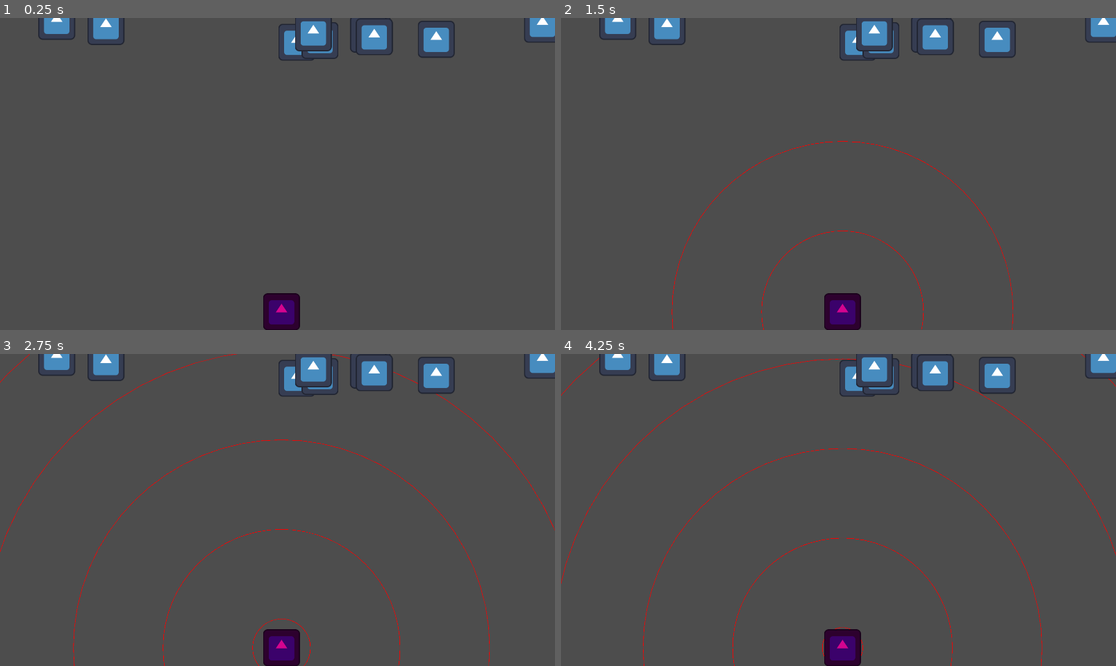
Above: before the commit, frames 1-4 (two rows, left to right).
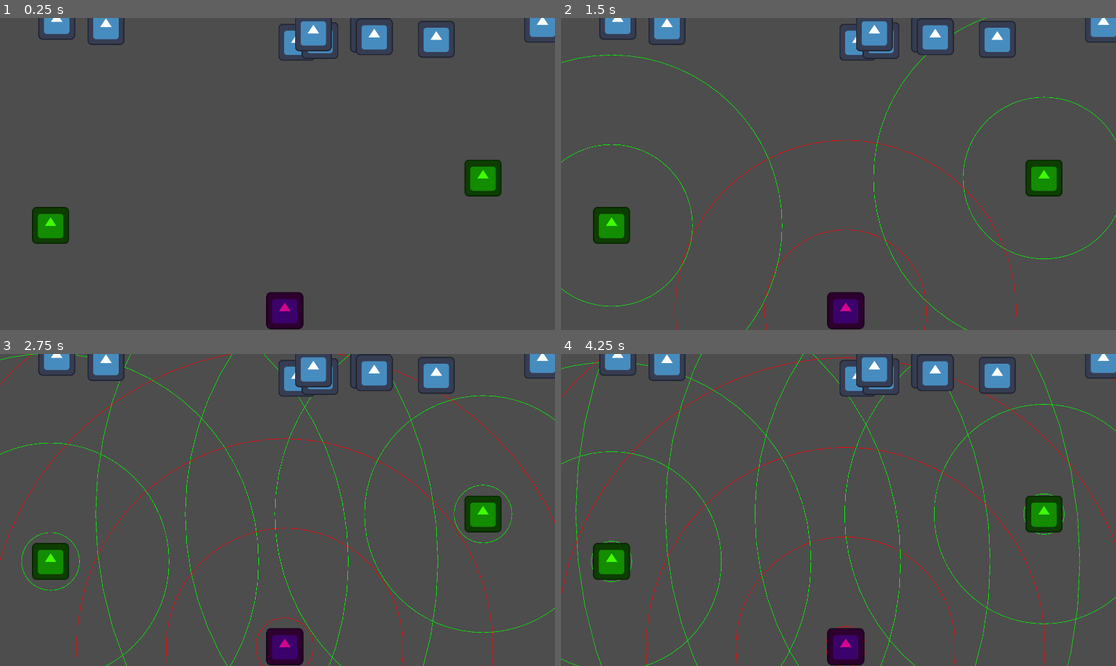
Above: after the commit, the same moments.

Repository: quokt/dtj-game
Game: Godot game, scene res://Scenes/main.tscn
Two runs of this game, one before a commit and one after it. Both use one fixed random seed, a clock stepped at 60 frames per second and the inputs below. The engine's default icon, where the game draws it, is replaced by a stand-in: a white triangle on a blue panel in a dark square.
Inputs:
- Up to frame 1 (0.25 s): no input
- Up to frame 2 (1.5 s): tap Enter at 0.5 s
- Up to frame 3 (2.75 s): no input
- Up to frame 4 (4.25 s): no input

The runs differ from the first frame. In frame 1, 1.9% of the frame differs, in the area x 5-91%, y 45-100%; in frame 2, 3.3%; in frame 3, 4.8%; in frame 4, 5.0%, in the area x 0-100%, y 0-100%.

Commit message:
table & speaker

Diff:
--- a/Scenes/main.tscn
+++ b/Scenes/main.tscn
@@ -1,10 +1,11 @@
-[gd_scene load_steps=10 format=3 uid="uid://uklm5ku67n8e"]
+[gd_scene load_steps=11 format=3 uid="uid://uklm5ku67n8e"]
 
 [ext_resource type="Script" uid="uid://c1pxk2q0j5o8t" path="res://Scripts/main.gd" id="1_itoj1"]
 [ext_resource type="Script" uid="uid://ccn6l87y4bp8f" path="res://Scripts/game_time.gd" id="1_ow3qn"]
 [ext_resource type="Script" uid="uid://b28o2n08nhmk2" path="res://Scripts/waves.gd" id="2_2pvco"]
 [ext_resource type="Script" uid="uid://bptn37gb8ldn6" path="res://Scripts/EnemyWave.gd" id="2_yl0mw"]
 [ext_resource type="PackedScene" uid="uid://i7ttkcmfj2o4" path="res://Scenes/table.tscn" id="5_kry3j"]
+[ext_resource type="PackedScene" uid="uid://cl36ulcq58gn2" path="res://Scenes/speaker.tscn" id="6_21xkr"]
 
 [sub_resource type="Resource" id="Resource_sfi7m"]
 script = ExtResource("2_yl0mw")
@@ -46,10 +47,17 @@
 unique_name_in_owner = true
 
 [node name="Towers" type="Node2D" parent="Visible"]
+unique_name_in_owner = true
 
 [node name="Table" parent="Visible/Towers" instance=ExtResource("5_kry3j")]
 unique_name_in_owner = true
-position = Vector2(974, 1017)
+position = Vector2(985, 1013)
+
+[node name="Speaker" parent="Visible/Towers" instance=ExtResource("6_21xkr")]
+position = Vector2(1671, 554)
+
+[node name="Speaker2" parent="Visible/Towers" instance=ExtResource("6_21xkr")]
+position = Vector2(175, 718)
 
 [connection signal="beat" from="GameTime" to="Visible/BeatWaves" method="_on_beat"]
 [connection signal="timeout" from="GameTime/WaveTimer" to="." method="_on_wave_timer_timeout"]
--- a/Scripts/waves.gd
+++ b/Scripts/waves.gd
@@ -1,6 +1,6 @@
 extends Node2D
 
-const WAVE_LIFETIME = 40.0
+const WAVE_LIFETIME = 5.0
 
 var offset := 100.0
 
@@ -10,9 +10,11 @@
 	var lifetime : float = 0.0
 
 func _draw() -> void:
-
-	for wave in waves_array:
-		draw_circle(%Table.global_position, wave.lifetime*600.0, Color.RED, false, sin(get_process_delta_time())*100.0)
+	for tower in %Towers.get_children():
+		var color : Color = Color.GREEN
+		if tower == %Table : color = Color.RED
+		for wave in waves_array:
+			draw_circle(tower.global_position, wave.lifetime*600.0, color, false, sin(get_process_delta_time())*100.0)
 
 
 func _physics_process(delta: float) -> void:
@@ -21,7 +23,6 @@
 		#print(wave.lifetime)
 		wave.lifetime += get_physics_process_delta_time()
 		if wave.lifetime >= WAVE_LIFETIME:
-			wave.queue_free()
 			waves_array.erase(wave)
 
 
